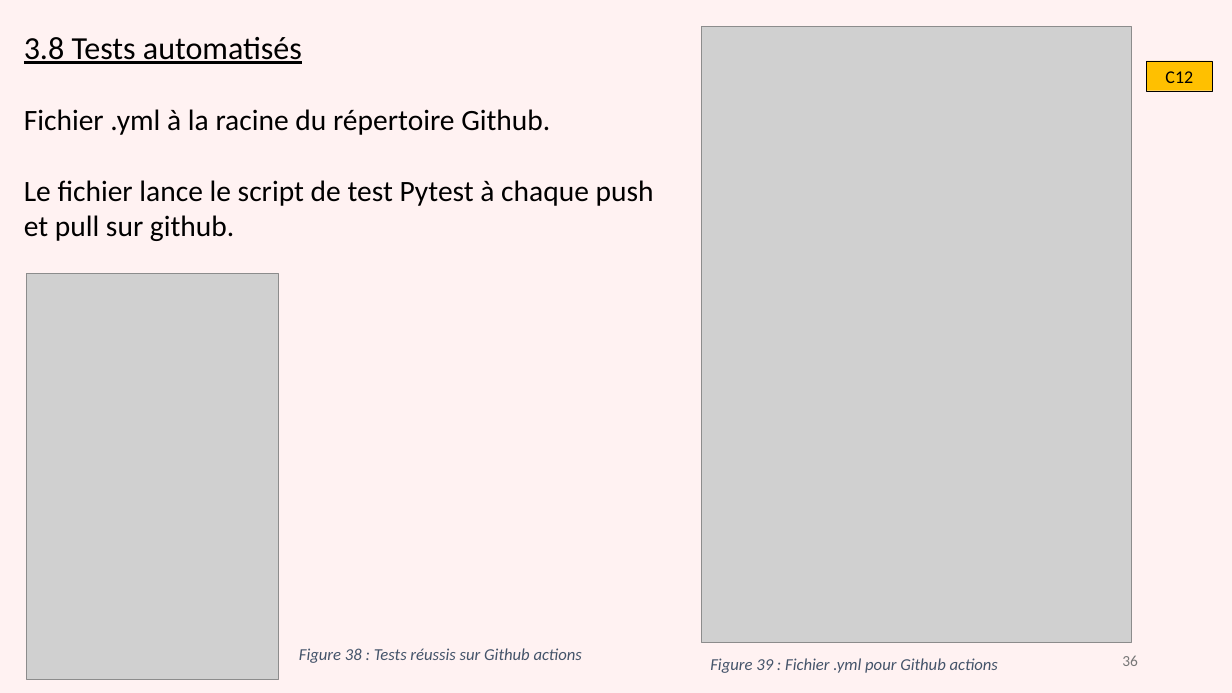
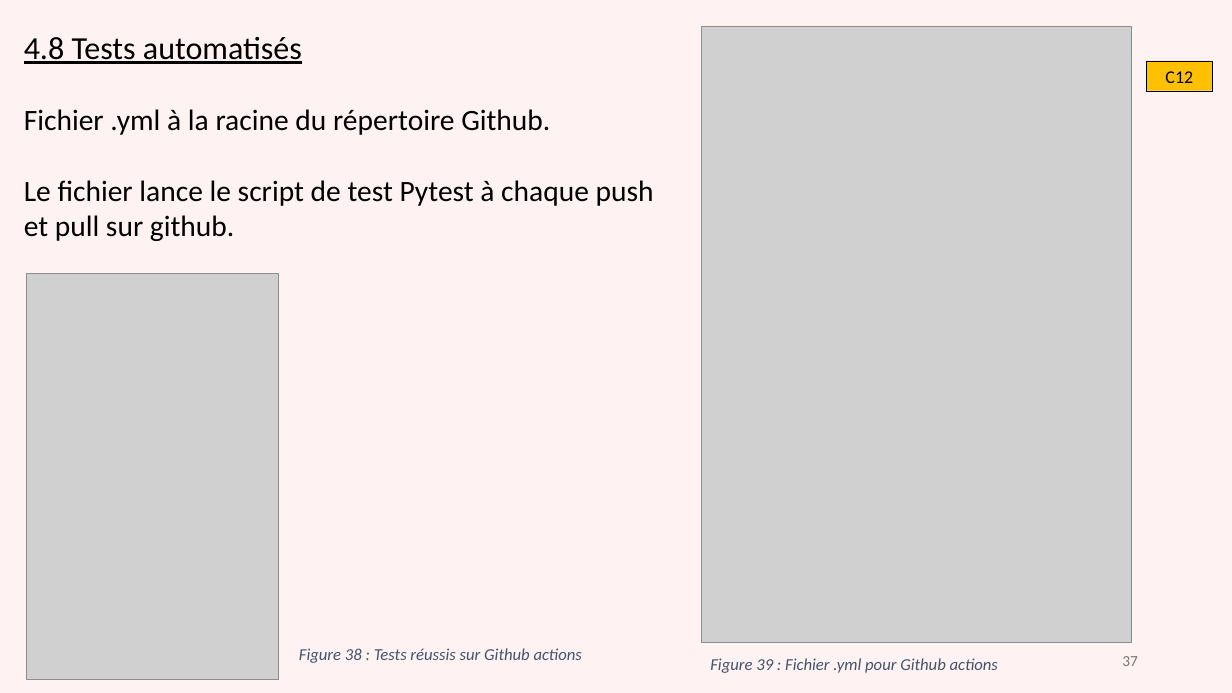
Before and after one commit to gdaume24/Projet-chef-oeuvre, a slide deck: slide 37 of E1/diapo.PPTX (slide 36 before the commit). Drawn at 1232x693 pixels with LibreOffice and Linux fonts; fonts in the diff are those of the drawing; grey boxes stand for pictures. Boxes give left, top, right and bottom in pixels: in the first picture for what was removed or moved away, otherwise in the second. Text is boxed around its words. In the diff, an @@ line names an element or a change of style, - is before the commit and + after.

```diff
--- a/E1/diapo.PPTX
+++ b/E1/diapo.PPTX
@@ text at bbox=[24, 37, 302, 64]: text changed @@
-3.8 Tests automatisés
+4.8 Tests automatisés
@@ page number at bbox=[1122, 656, 1138, 666]: text changed @@
-36
+37
```
Also in this commit, not shown: 12 other slides changed, 2 slides added, 2 slides removed, 4 other files.
